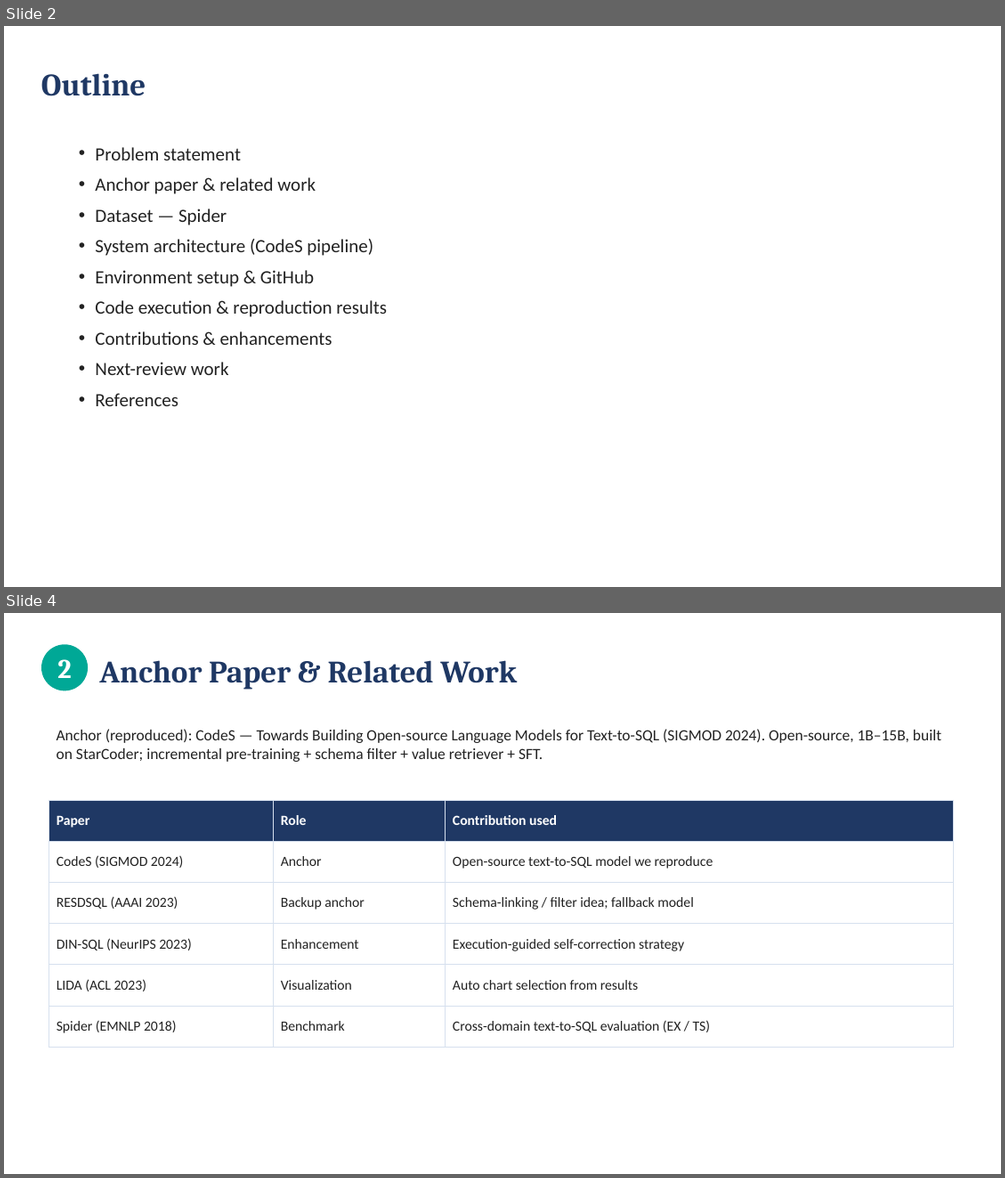
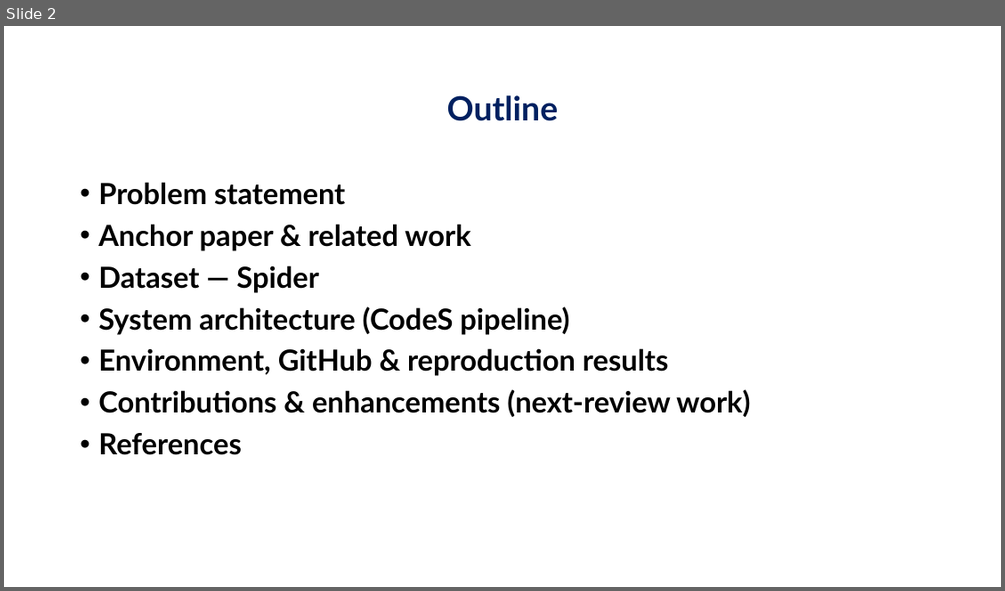
Before and after one commit to jayakanthh/QueryGenie, a slide deck: docs/reviews/Review2_QueryGenie.pptx. Shown one above the other, each under a label of ours: slides 2 and 4 before the commit, slide 2 after it; the slides between them are not shown. The pictures are 1005x1178 and 1005x591 pixels, drawn with LibreOffice and Linux fonts; fonts in the diff are those of the drawing; background and template pictures are left out. Boxes give left, top, right and bottom in pixels: in the first picture for what was removed or moved away, otherwise in the second. Text is boxed around its words. In the diff, an @@ line names an element or a change of style, - is before the commit and + after.

```diff
--- a/docs/reviews/Review2_QueryGenie.pptx
+++ b/docs/reviews/Review2_QueryGenie.pptx
@@ slide 4 removed at box(4, 613, 1001, 1174), background #FFFFFF @@
@@ ellipse removed at box(41, 644, 88, 690) @@
@@ text removed at box(57, 659, 71, 678) @@
-2
@@ text removed at box(99, 660, 517, 690) @@
-Anchor Paper & Related Work
@@ text removed at box(57, 729, 941, 762) @@
-Anchor (reproduced): CodeS — Towards Building Open-source Language Models for Text-to-SQL (SIGMOD 2024). Open-source, 1B–15B, built on StarCoder; incremental pre-training + schema filter + value retriever + SFT.
@@ table removed at box(48, 800, 954, 1037), 6 rows, 3 columns @@
-Paper | Role | Contribution used
-CodeS (SIGMOD 2024) | Anchor | Open-source text-to-SQL model we reproduce
-RESDSQL (AAAI 2023) | Backup anchor | Schema-linking / filter idea; fallback model
-DIN-SQL (NeurIPS 2023) | Enhancement | Execution-guided self-correction strategy
-LIDA (ACL 2023) | Visualization | Auto chart selection from results
-Spider (EMNLP 2018) | Benchmark | Cross-domain text-to-SQL evaluation (EX / TS)
@@ slide 2 changed as well @@
@@ title "Outline": place and size @@
-title "Outline" at box(41, 73, 146, 96)
+title "Outline" at box(447, 95, 558, 121)
@@ title "Outline" at box(447, 95, 558, 121): size 30 to 32 pt, font Cambria to Lato, text colour #1F3864 to #002060; alignment left to centre; line spacing 1 to 0.9 @@
@@ text "Problem statement": place and size @@
-text "Problem statement" at box(95, 147, 387, 406)
+text "Problem statement" at box(98, 182, 750, 455)
@@ text at box(98, 182, 569, 455): size 18 to 28 pt, font Calibri to Lato, text colour #222222 to #000000, bold on in "Problem statement", "Anchor paper & related work", "Dataset — Spider", "System architecture (CodeS pipeline)" and 1 more places; indent changed; line spacing 1 to 0.9; more space between paragraphs @@
@@ text at box(98, 348, 750, 417): text changed; size 18 to 28 pt; font Calibri to Lato; text colour #222222 to #000000; bold on @@
-• Environment setup & GitHub
-• Code execution & reproduction results
-• Contributions & enhancements
-• Next-review work
+• Environment, GitHub & reproduction results
+• Contributions & enhancements (next-review work)
```
Also in this commit, not shown: 5 other slides changed, 4 slides added, 4 other slides removed.
